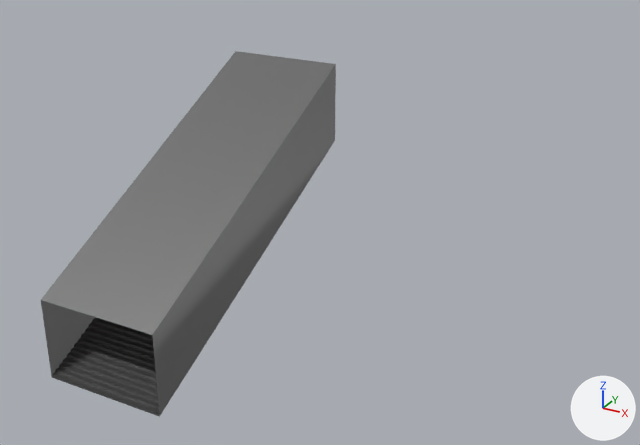
The FBX model SourceAssets/Environments/Subway/Platform/Stairs1.fbx: old version first, new version second.
Rendered twice from a 50 mm lens placed at (31.3, -5.0, 31.8), pointed at (8.0, 37.4, 10.7). The axes (+X, +Y, +Z) are drawn at lower right. The lights are the same throughout. The older version comes first. Vertices at exactly the same position are counted once.

In view in the first picture: 'Stairs'.
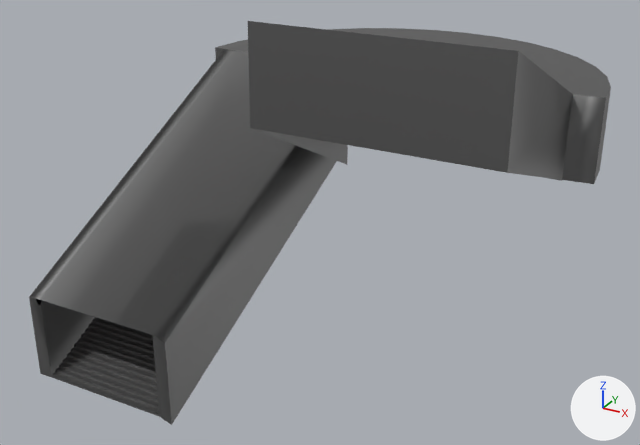
Pixel boxes [x1, y1, x2, y2] of what changed, in the pictures (640 x 445 px):
'Stairs', reshaped (97% wider, 10% taller)
    before: [41, 51, 336, 417]
    after: [29, 21, 611, 425]
part 1 of me_ucx_1m_cube_002, built on
    before: [41, 51, 336, 416]
    after: [29, 21, 611, 425]

The change, as a list of edits to the scene's bpy script:
```text
Change me_ucx_1m_cube_002:
    used by ob_stairs; location = (0.0, 0.0, 0.0)
    remove me_ucx_1m_cube_002.from_pydata(...)  # 248 vertices, 123 faces; spans x -1.4..6.0, y 24.0..43.0, z 4.6..18.8
    add me_ucx_1m_cube_002.from_pydata(...)  # 436 vertices, 273 faces; spans x -3.2..22.3, y 23.9..55.9, z 4.4..23.4
    me_ucx_1m_cube_002 part 1
    4 vertices are removed from x -1.4..6.0, y 43.0, z 13.8..18.8
    4 faces are deleted
    106 vertices are added at x -3.2..22.3, y 23.9..55.9, z 4.4..23.4
    56 new vertices lie (13.7, 0.0, 0.0) away from vertices in x 6.9, y 31.9..43.1, z 13.8..23.4
    30 new vertices lie (0.0, 0.0, 5.0) away from vertices in x -3.0..22.1, y 45.2..55.9, z 13.8
    154 new faces join them
```
